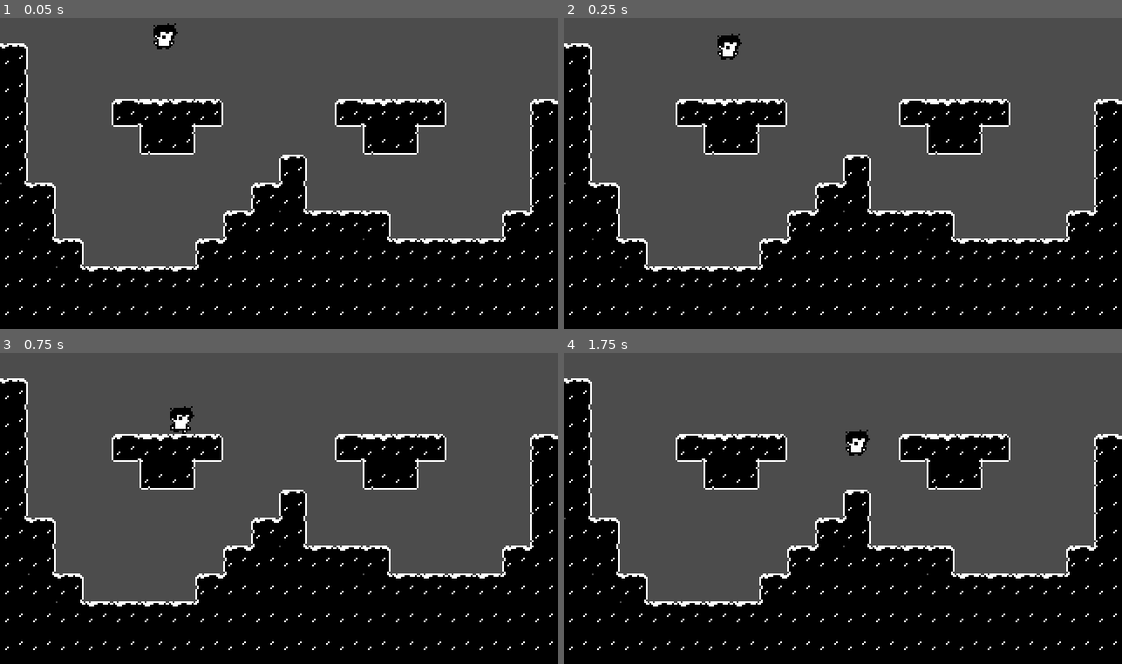
Above: before the commit, frames 1-4 (two rows, left to right).
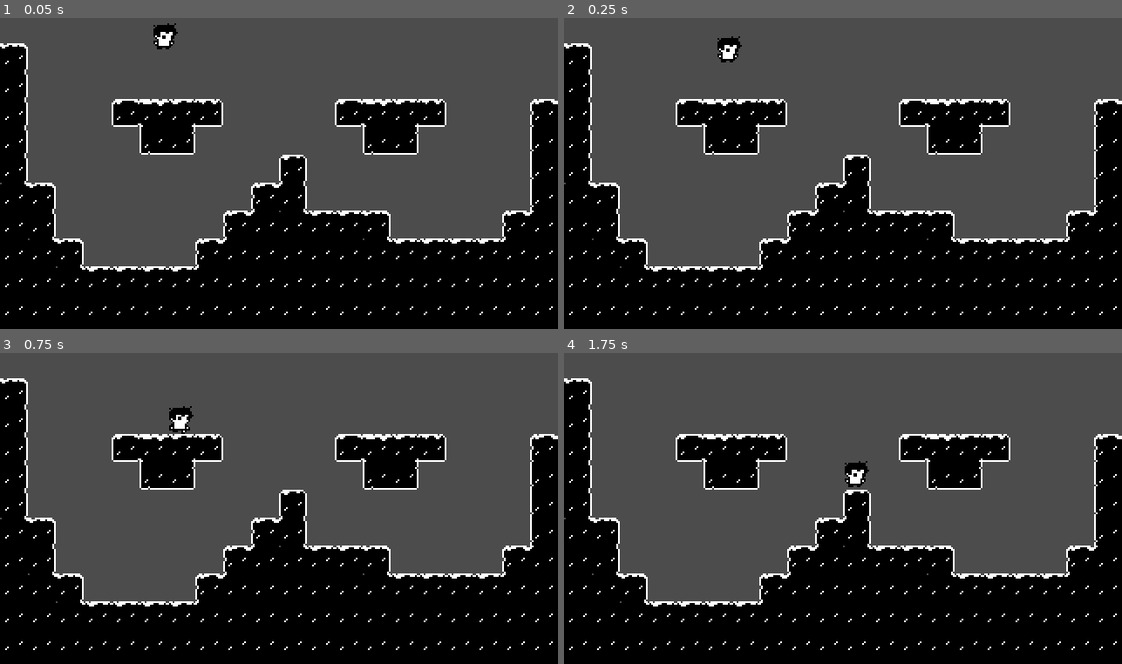
Above: after the commit, the same moments.

Repository: OortCloud42/abyssians
Game: Godot game, scene res://World.tscn
The game is run twice, just before and just after one commit, with the same random seed, the same clock (stepped at 60 frames per second) and the same inputs.
Inputs:
- Up to frame 1 (0.05 s): no input
- Up to frame 2 (0.25 s): no input
- Up to frame 3 (0.75 s): hold Right (ui_right) from 0.53 s (still down)
- Up to frame 4 (1.75 s): keep holding Right (ui_right); tap Up (ui_up) at 0.77, 1.52 s

Frame 1 is identical in both runs. In frame 2, 0.2% of the frame differs, in the area x 27-32%, y 5-15%; in frame 3, less than 0.1%; in frame 4, 0.5%, in the area x 50-55%, y 24-44%.

Commit message:
Minor bug fixes

Diff:
--- a/src/Player.gd
+++ b/src/Player.gd
@@ -1,11 +1,12 @@
 extends KinematicBody2D
 
-const ACCELERATION = 512
+const INTENDED_FPS = 60
+const ACCELERATION = 8
 const MAX_SPEED = 64
 const FRICTION = 0.25
 const AIR_RESISTANCE = 0.02
-const GRAVITY = 200
-const JUMP_FORCE = 128
+const GRAVITY = 4
+const JUMP_FORCE = 125
 
 var motion = Vector2.ZERO
 
@@ -13,22 +14,23 @@
 onready var animationPlayer = $AnimationPlayer
 
 func _physics_process(delta):
+	print(delta)
 	var x_input = Input.get_action_strength("ui_right") - Input.get_action_strength("ui_left")
 
 	if x_input != 0:
 		animationPlayer.play("Run")
-		motion.x += x_input * ACCELERATION * delta
+		motion.x += x_input * ACCELERATION * delta * INTENDED_FPS
 		motion.x = clamp(motion.x, -MAX_SPEED, MAX_SPEED)
 		sprite.flip_h = x_input < 0
 	else:
 		animationPlayer.play("Stand")
 
-	motion.y += GRAVITY * delta
+	motion.y += GRAVITY * delta * INTENDED_FPS
 
 	if is_on_floor():
 		if x_input == 0:
-			motion.x = lerp(motion.x, 0, FRICTION)
-
+			#motion.x = lerp(motion.x, 0, pow(1 - FRICTION, delta))
+			motion.x = lerp(motion.x, 0, FRICTION * delta * INTENDED_FPS)
 		if Input.is_action_just_pressed("ui_up"):
 			motion.y = -JUMP_FORCE
 	else:
@@ -41,6 +43,7 @@
 			motion.y = -JUMP_FORCE/2
 
 		if x_input == 0:
-			motion.x = lerp(motion.x, 0, AIR_RESISTANCE)
+			#motion.x = lerp(motion.x, 0, pow(1 - AIR_RESISTANCE, delta))
+			motion.x = lerp(motion.x, 0, AIR_RESISTANCE * delta * INTENDED_FPS)
 
 	motion = move_and_slide(motion, Vector2.UP)
